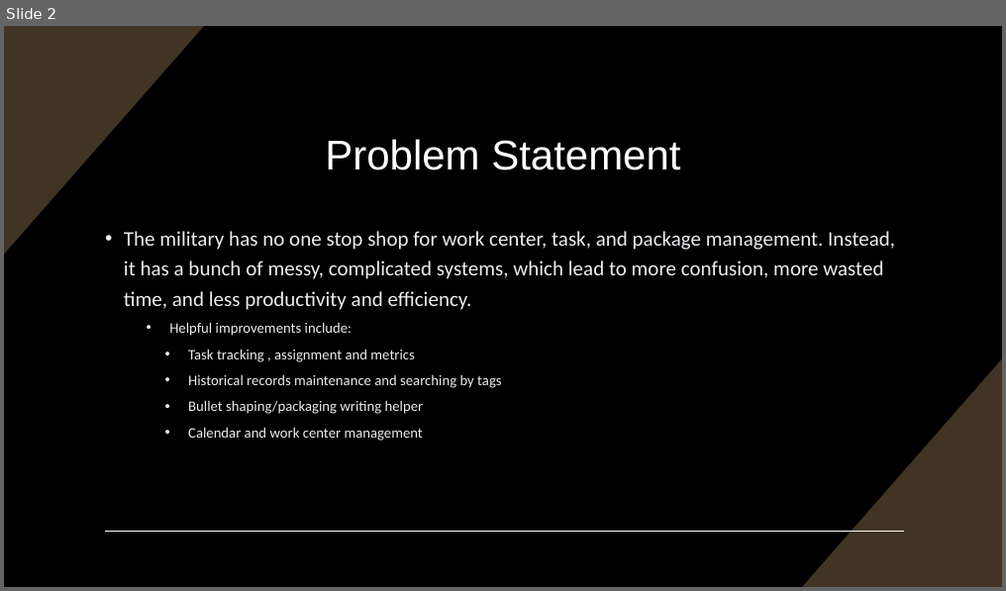
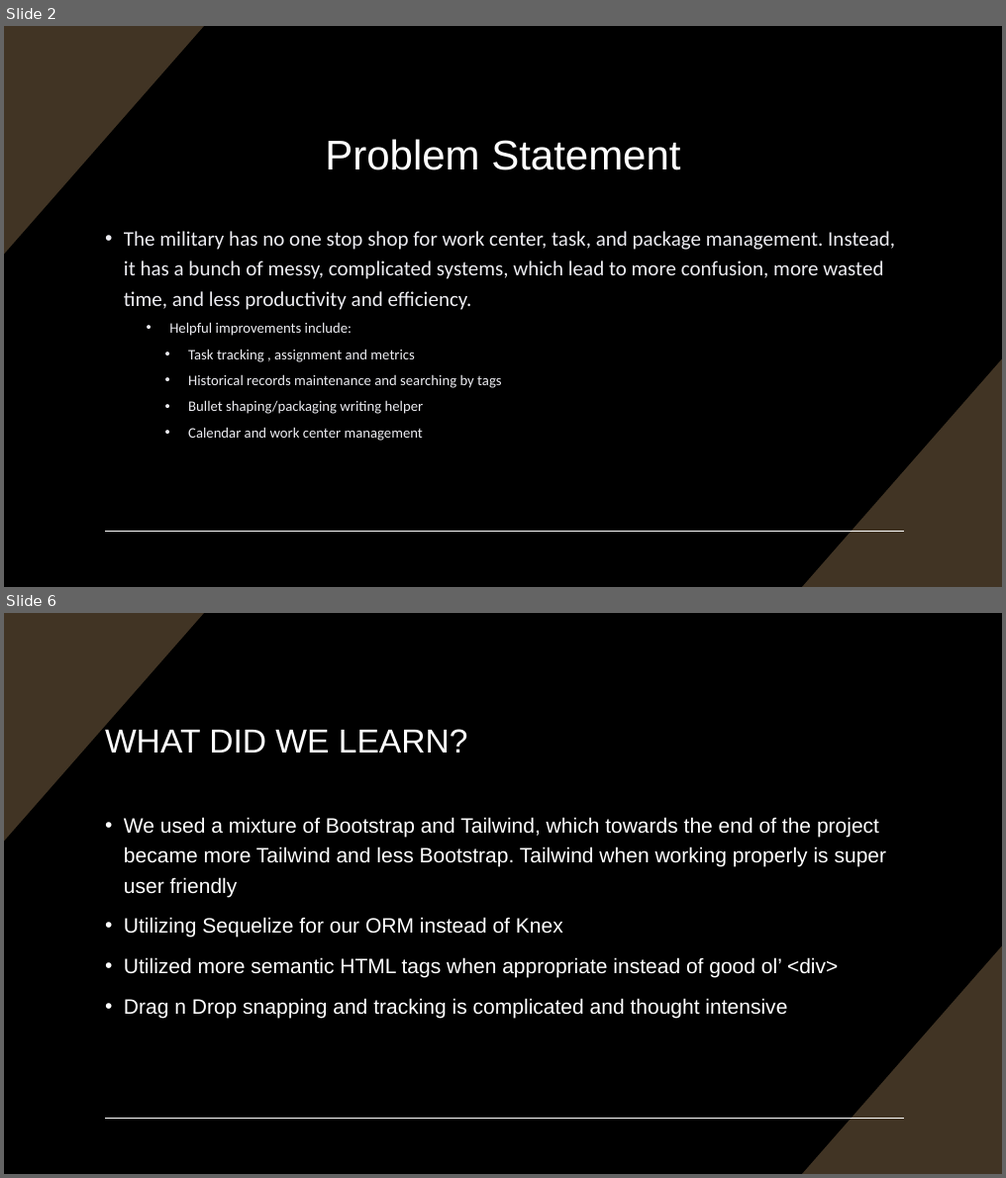
Before and after one commit to isaacmayard/sdi-blended-capstone, a slide deck: Group B Capstone.pptx. Shown one above the other, each under a label of ours: slide 2 before the commit, slides 2 and 6 after it; the slides between them are not shown. The pictures are 1006x591 and 1006x1178 pixels, drawn with LibreOffice and Linux fonts; fonts in the diff are those of the drawing. Boxes give left, top, right and bottom in pixels: in the first picture for what was removed or moved away, otherwise in the second. Text is boxed around its words. In the diff, an @@ line names an element or a change of style, - is before the commit and + after.

```diff
--- a/Group B Capstone.pptx
+++ b/Group B Capstone.pptx
@@ slide 6 added at [4,613,1002,1174], background #000000; not listed: 3 template elements that a slide beside it also shows @@
@@ title added at [105,729,468,753], 32 pt, text #FFFFFF @@
+WHAT DID WE LEARN?
@@ text added at [124,817,887,1018], 20 pt, text #FFFFFF @@
+• We used a mixture of Bootstrap and Tailwind, which towards the end of the project became more Tailwind and less Bootstrap. Tailwind when working properly is super user friendly
+• Utilizing Sequelize for our ORM instead of Knex
+• Utilized more semantic HTML tags when appropriate instead of good ol’ <div>
+• Drag n Drop snapping and tracking is complicated and thought intensive
```
Also in this commit, not shown: 8 other slides added, 4 other files.
